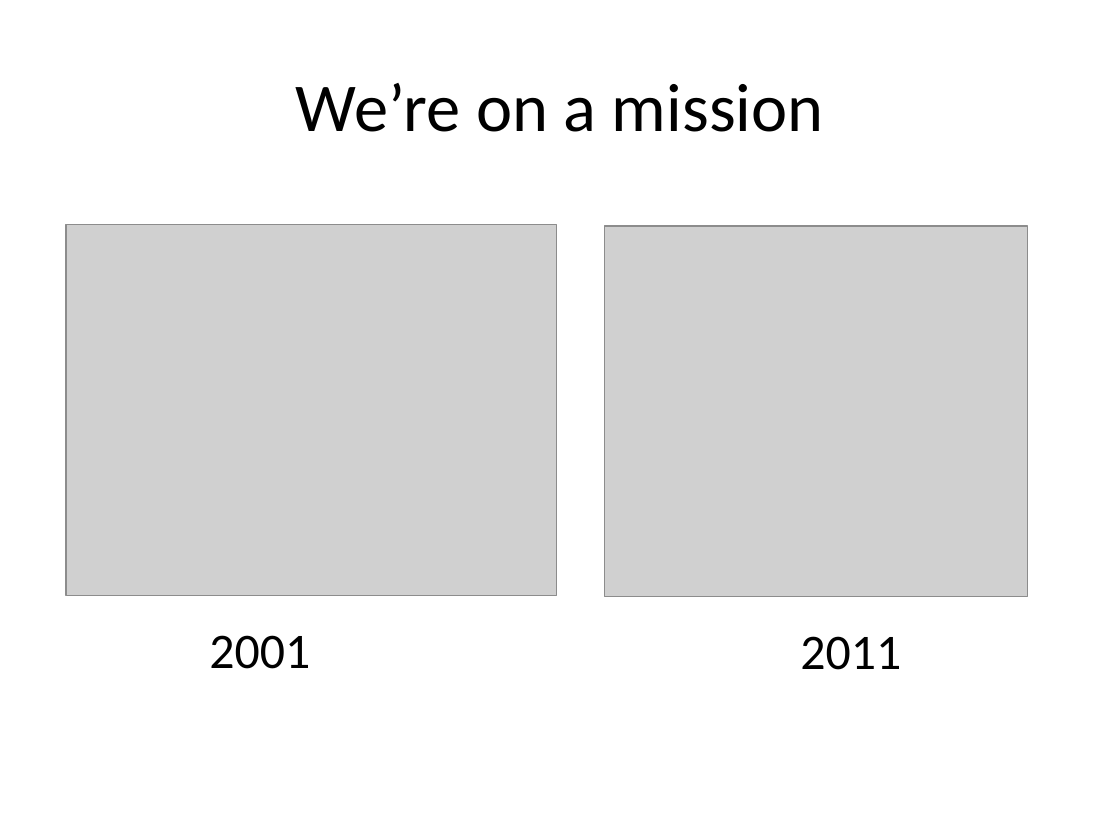
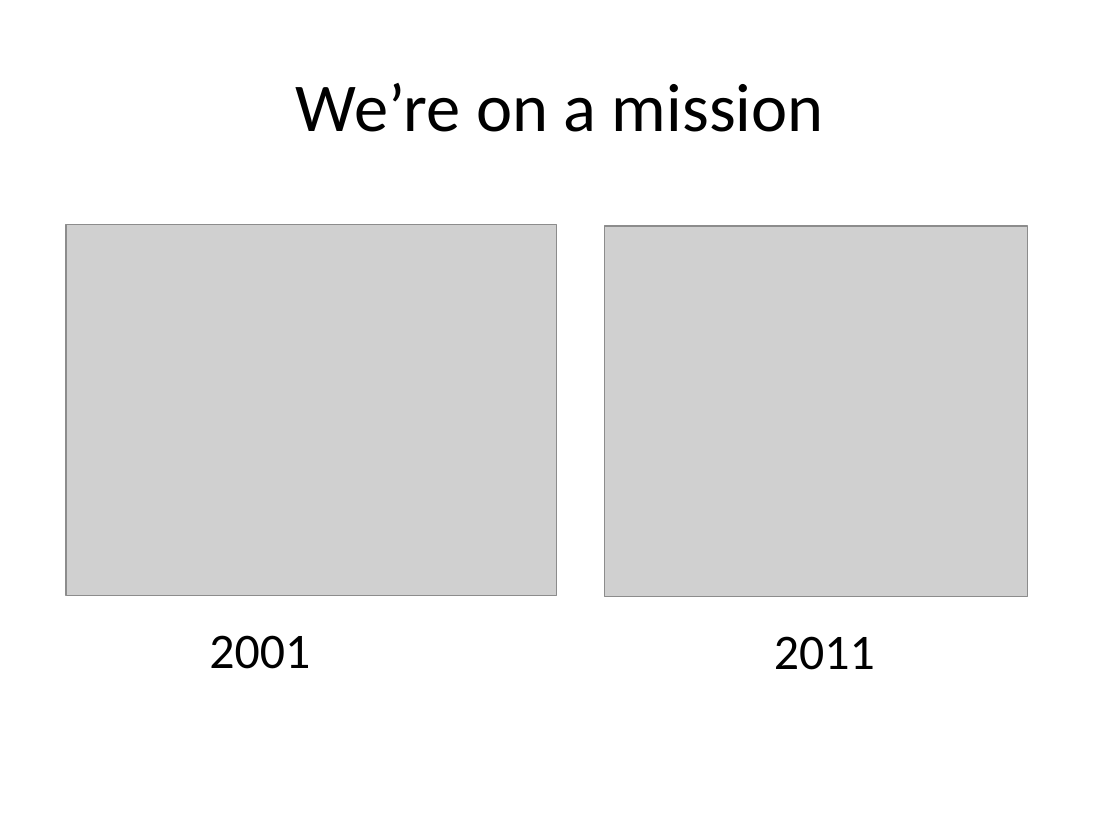
Before and after one commit to lexnederbragt/denovo-assembly-tutorial, a slide deck: slide 2 of presentations/Lecture_2_Planning_a_Sequencing_Experiment.pptx. Drawn at 1120x840 pixels with LibreOffice and Linux fonts; fonts in the diff are those of the drawing; grey boxes stand for pictures. Boxes give left, top, right and bottom in pixels: in the first picture for what was removed or moved away, otherwise in the second. Text is boxed around its words. In the diff, an @@ line names an element or a change of style, - is before the commit and + after.

```diff
--- a/presentations/Lecture_2_Planning_a_Sequencing_Experiment.pptx
+++ b/presentations/Lecture_2_Planning_a_Sequencing_Experiment.pptx
@@ text "2011": place and size @@
-text "2011" at [800, 636, 901, 670]
+text "2011" at [774, 636, 875, 670]
```
Also in this commit, not shown: 8 other slides changed, 2 other files.
